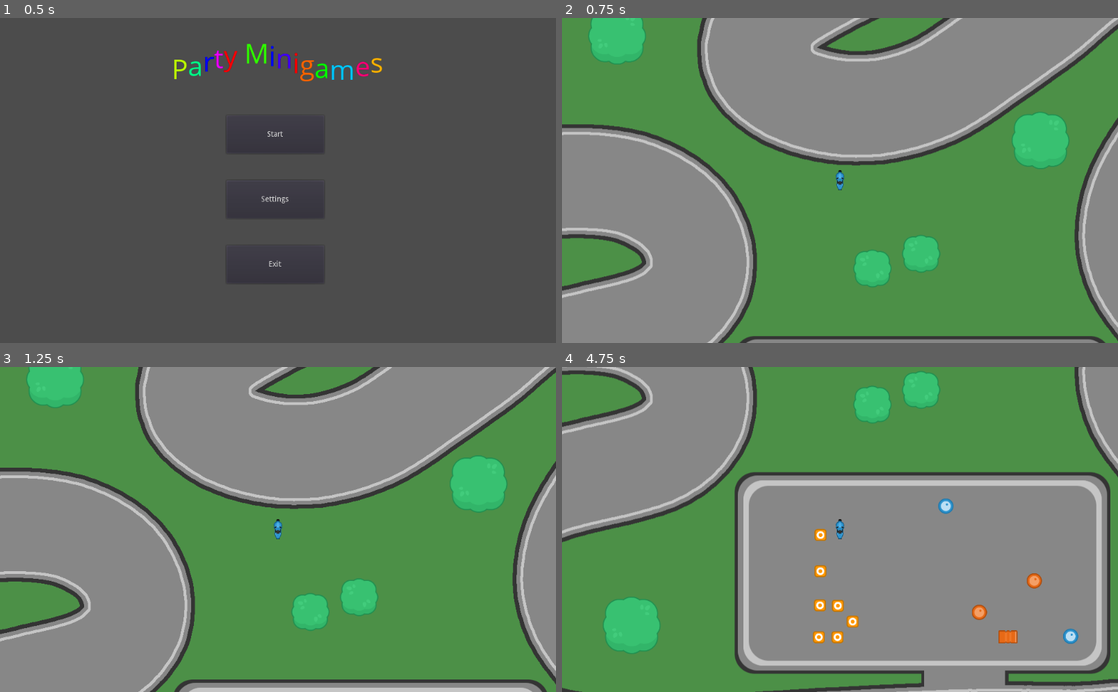
Above: before the commit, frames 1-4 (two rows, left to right).
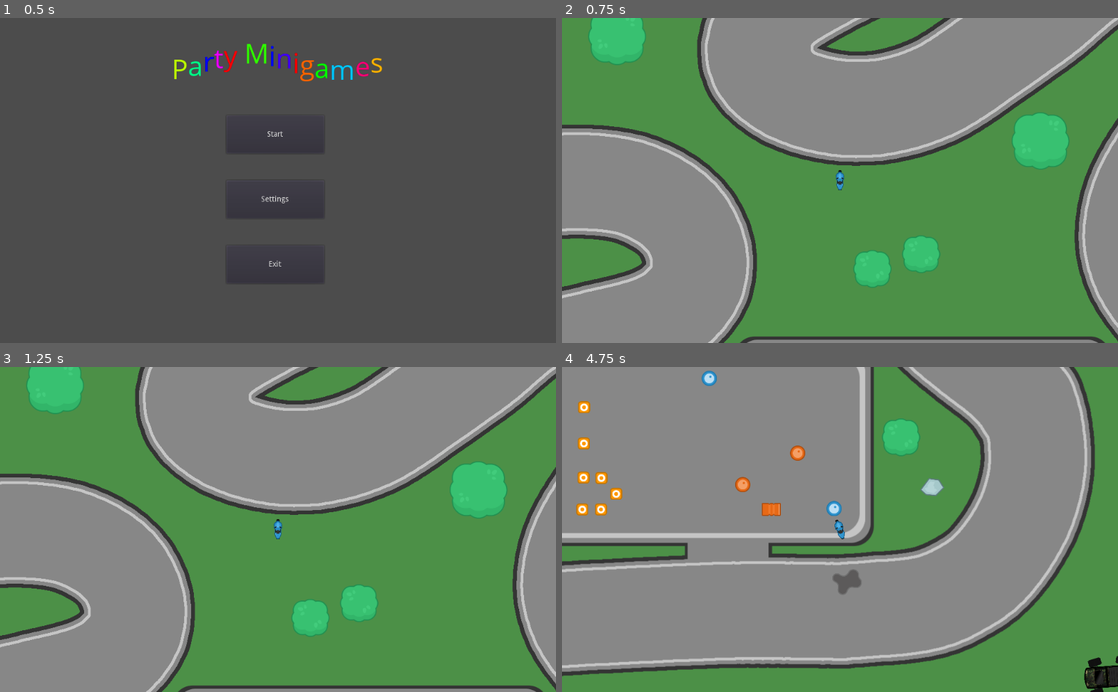
Above: after the commit, the same moments.

Repository: legalian/307
Game: Godot game, scene res://Main.tscn
The game is run twice, just before and just after one commit, with the same random seed, the same clock (stepped at 60 frames per second) and the same inputs.
Inputs:
- Up to frame 1 (0.5 s): no input
- Up to frame 2 (0.75 s): click "Start" at 0.5 s
- Up to frame 3 (1.25 s): no input
- Up to frame 4 (4.75 s): hold D (steer_right, bound only after the commit) 1.28-2.03 s; hold S (decelerate, bound only after the commit) 1.28-2.03 s; hold A (steer_left, bound only after the commit) 2.03-2.78 s; tap S (decelerate, bound only after the commit) at 2.1, 3.6 s; hold D (steer_right, bound only after the commit) 2.78-3.53 s; hold S (decelerate, bound only after the commit) 2.78-3.53 s; hold W (accelerate, bound only after the commit) 3.53-4.28 s; hold A (steer_left, bound only after the commit) from 4.28 s (still down); hold S (decelerate, bound only after the commit) from 4.28 s (still down)

Frame 1 is identical in both runs. In frame 2, 1.6% of the frame differs, in the area x 0-100%, y 0-100%; in frame 3, 14%; in frame 4, 58%.

Commit message:
Revert "Update project.godot"
This reverts commit 03826635bc665f51f5df57b12a69e8e5ede08fb7.

Diff:
--- a/project.godot
+++ b/project.godot
@@ -19,14 +19,42 @@
 run/main_scene="res://Main.tscn"
 config/icon="res://icon.png"
 
-[autoload]
-
-configuration="*res://scriptes/singleton/configuration.gd"
-
 [gdnative]
 
 singletons=[  ]
 
+[input]
+
+accelerate={
+"deadzone": 0.5,
+"events": [ Object(InputEventKey,"resource_local_to_scene":false,"resource_name":"","device":0,"alt":false,"shift":false,"control":false,"meta":false,"command":false,"pressed":false,"scancode":87,"unicode":0,"echo":false,"script":null)
+ ]
+}
+steer_right={
+"deadzone": 0.5,
+"events": [ Object(InputEventKey,"resource_local_to_scene":false,"resource_name":"","device":0,"alt":false,"shift":false,"control":false,"meta":false,"command":false,"pressed":false,"scancode":68,"unicode":0,"echo":false,"script":null)
+ ]
+}
+steer_left={
+"deadzone": 0.5,
+"events": [ Object(InputEventKey,"resource_local_to_scene":false,"resource_name":"","device":0,"alt":false,"shift":false,"control":false,"meta":false,"command":false,"pressed":false,"scancode":65,"unicode":0,"echo":false,"script":null)
+ ]
+}
+decelerate={
+"deadzone": 0.5,
+"events": [ Object(InputEventKey,"resource_local_to_scene":false,"resource_name":"","device":0,"alt":false,"shift":false,"control":false,"meta":false,"command":false,"pressed":false,"scancode":83,"unicode":0,"echo":false,"script":null)
+ ]
+}
+handbrake={
+"deadzone": 0.5,
+"events": [ Object(InputEventKey,"resource_local_to_scene":false,"resource_name":"","device":0,"alt":false,"shift":false,"control":false,"meta":false,"command":false,"pressed":false,"scancode":32,"unicode":0,"echo":false,"script":null)
+ ]
+}
+
+[physics]
+
+2d/default_gravity=0
+
 [rendering]
 
 environment/default_environment="res://default_env.tres"
